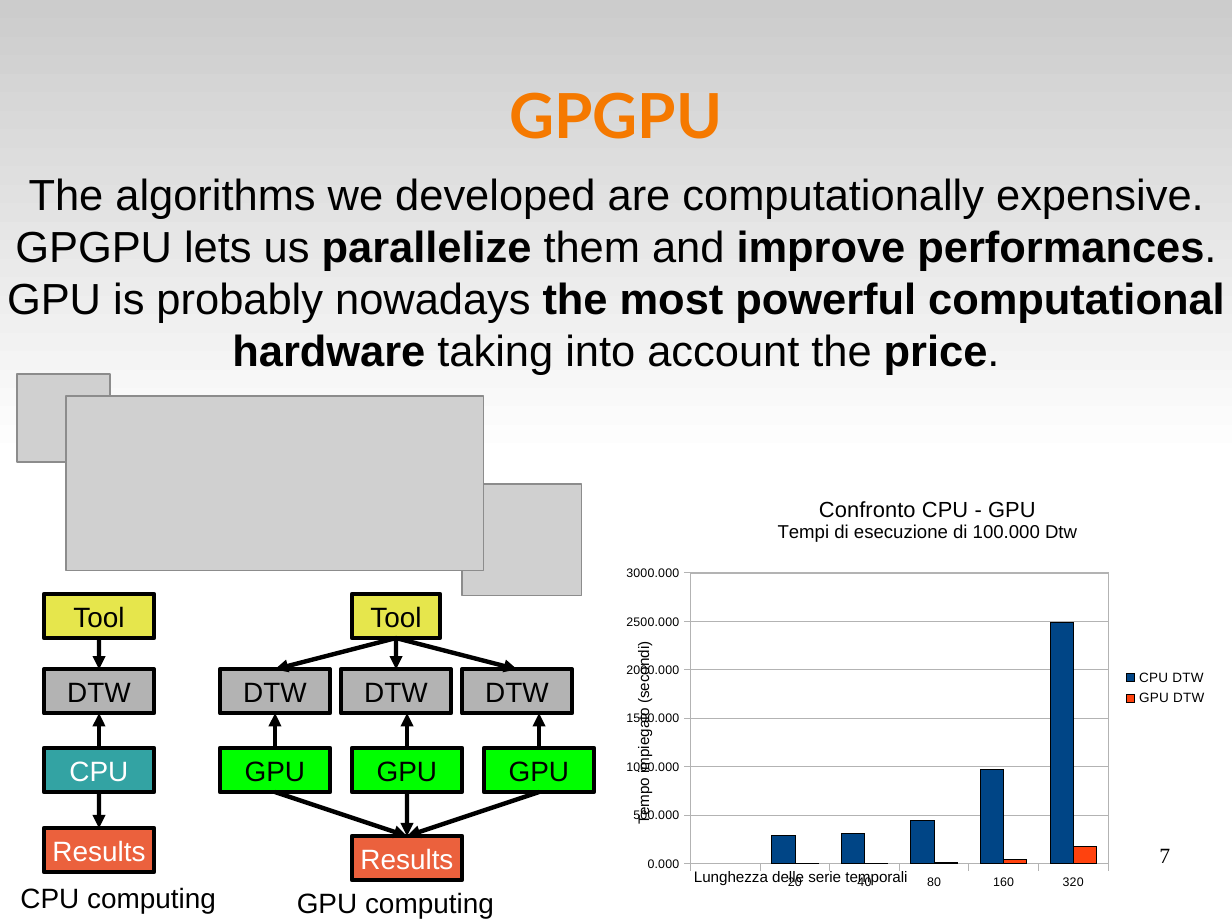
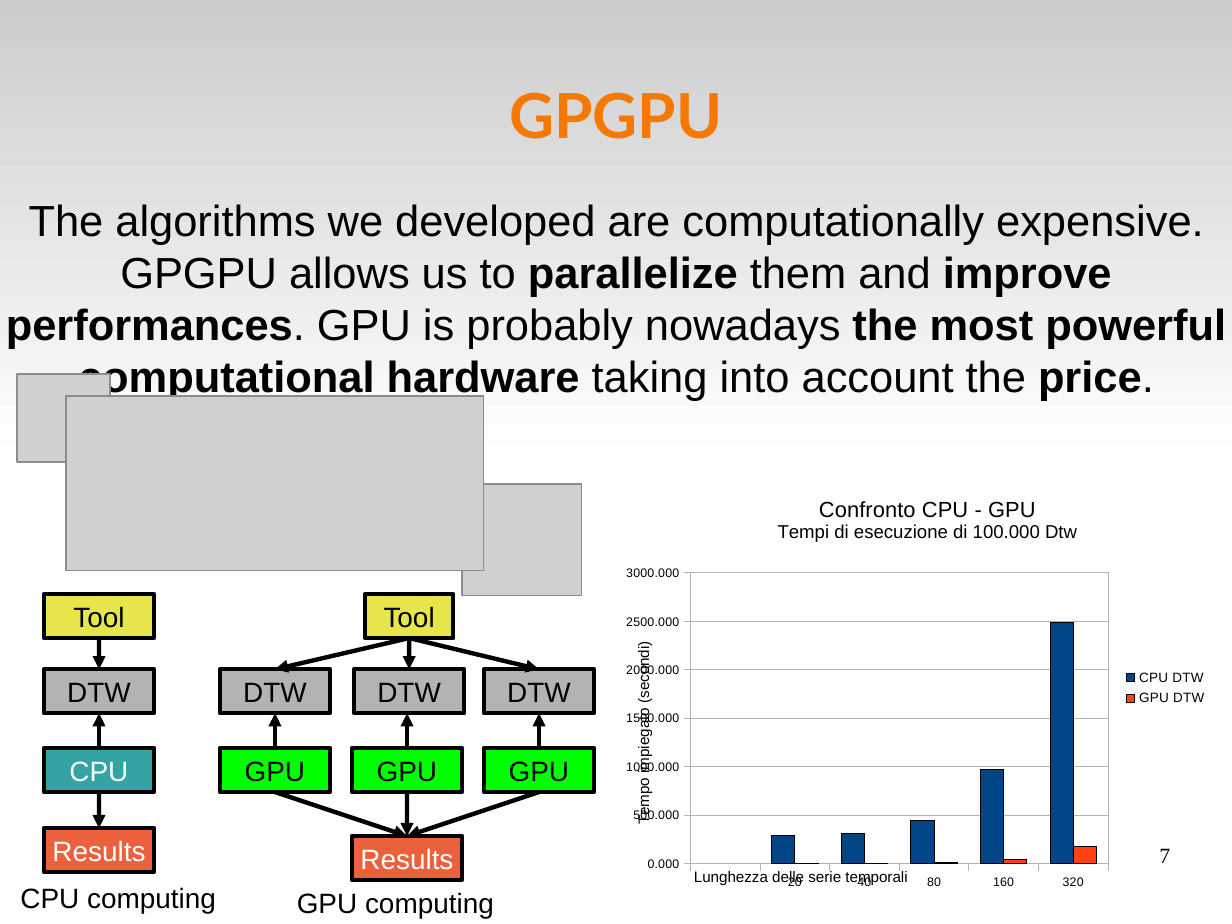
Before and after one commit to volpino/docs-EURAC, a slide deck: slide 7 of presentazione_svizzera.odp. Drawn at 1232x924 pixels with LibreOffice and Linux fonts; fonts in the diff are those of the drawing; grey boxes stand for pictures. Boxes give left, top, right and bottom in pixels: in the first picture for what was removed or moved away, otherwise in the second. Text is boxed around its words. In the diff, an @@ line names an element or a change of style, - is before the commit and + after.

```diff
--- a/presentazione_svizzera.odp
+++ b/presentazione_svizzera.odp
@@ subtitle "The algorithms we developed are ...": place and size @@
-subtitle "The algorithms we developed are ..." at (7, 178, 1225, 375)
+subtitle "The algorithms we developed are ..." at (6, 204, 1226, 401)
@@ subtitle at (6, 256, 1226, 401): text changed @@
-GPGPU lets us parallelize them and improve performances.
-GPU is probably nowadays the most powerful computational hardware taking into account the price.
+GPGPU allows us to parallelize them and improve performances. GPU is probably nowadays the most powerful computational hardware taking into account the price.
@@ arrow moved from (396, 638) - (275, 670) to (409, 638) - (275, 670) @@
@@ 2 rectangles, 1 arrow: place and size @@
-2 rectangles, 1 arrow at (341, 594, 451, 713)
+2 rectangles, 1 arrow at (354, 594, 464, 713)
@@ arrow moved from (396, 638) - (518, 670) to (409, 638) - (539, 670) @@
@@ rectangle "DTW": place and size @@
-rectangle "DTW" at (462, 670, 571, 713)
+rectangle "DTW" at (484, 670, 594, 713)
```
Also in this commit, not shown: 6 other slides changed.
